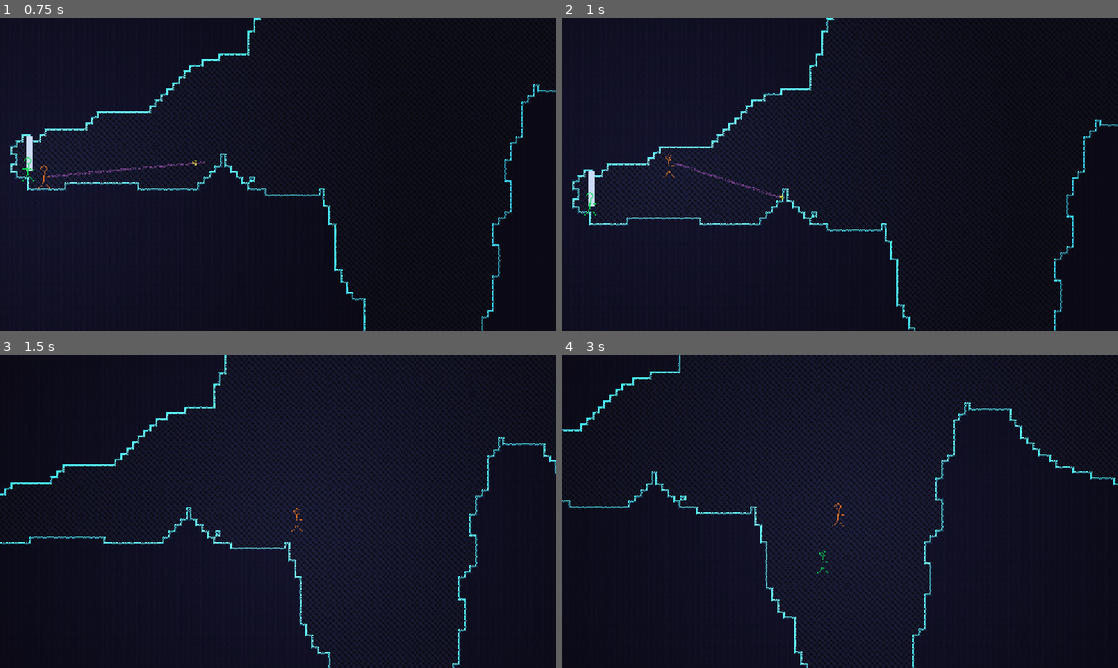
Above: before the commit, frames 1-4 (two rows, left to right).
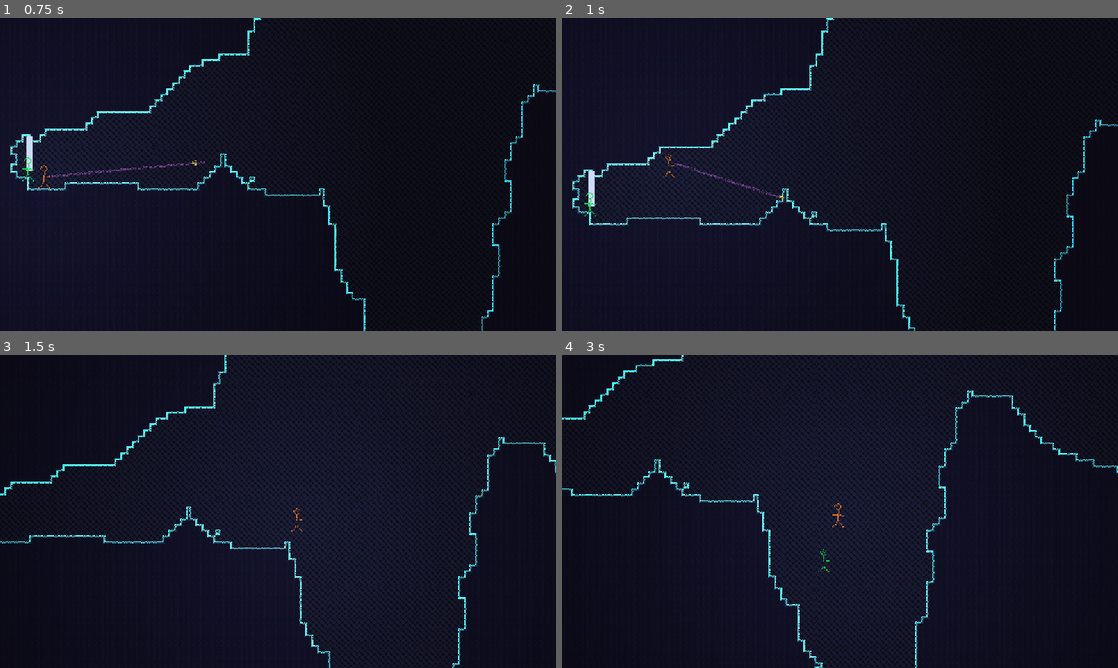
Above: after the commit, the same moments.

Repository: henreedev/exponential-climb
Game: Godot game, scene res://scenes/game.tscn
Two runs of this game, one before a commit and one after it. Both use one fixed random seed, a clock stepped at 60 frames per second and the inputs below. The engine's default icon, where the game draws it, is replaced by a stand-in: a white triangle on a blue panel in a dark square.
Inputs (mouse positions are in pixels of both pictures, inside the frame that each line leads up to):
- Up to frame 1 (0.75 s): move the mouse to (400, 158) at 0.52 s; press the mouse at (400, 158) at 0.53 s; hold D (move_right) from 0.53 s (still down)
- Up to frame 2 (1 s): keep holding D (move_right); tap Space (jump) at 0.77, 0.8 s
- Up to frame 3 (1.5 s): keep holding D (move_right); tap Space (jump) at 1.07, 1.35 s; move the mouse to (166, 527) at 1.27 s; release the mouse at (166, 527) at 1.28 s
- Up to frame 4 (3 s): tap Space (jump) at 1.52, 1.82, 2.3 s; click (728, 527) at 1.55 s; move the mouse to (895, 442) at 2.02 s; release D (move_right) at 2.03 s; press the mouse at (895, 442) at 2.03 s; hold A (move_left) 2.03-2.78 s; move the mouse to (812, 574) at 2.77 s; release the mouse at (812, 574) at 2.78 s; hold D (move_right) from 2.78 s (still down); tap Middle mouse button (teleport_enemy) at 2.85 s

Frame 1 is identical in both runs. In frame 2, less than 0.1% of the frame differs, in the area x 4-93%, y 57-71%; in frame 3, 11%; in frame 4, 21%, in the area x 0-100%, y 0-100%.

Commit message:
player stats revamp, health component

Diff:
--- a/autoload/loop.gd
+++ b/autoload/loop.gd
@@ -46,7 +46,7 @@
 		while loop_value_left > 0:
 			for passive_build in Global.player.build_container.passive_builds:
 				for perk : Perk in Global.player.passive_perk_build.perks:
-					activate_passive_perk(perk, perk.loop_cost.get_final_value())
+					activate_passive_perk(perk, perk.loop_cost.value())
 			if loop_value_left == loop_value_before:
 				# No perks are consuming any loop cost; end immediately to avoid infinite loop
 				break
@@ -55,7 +55,7 @@
 ## Returns false if the perk failed to activate due to running out of loop cost.
 func activate_passive_perk(perk : Perk, loop_cost : float):
 	if perk != null:
-		var loop_value_after_perk = loop_value_left - perk.loop_cost.get_final_value()
+		var loop_value_after_perk = loop_value_left - perk.loop_cost.value()
 		if loop_value_after_perk >= 0.0:
 			loop_value_left = loop_value_after_perk
 			perk.activate()
@@ -65,7 +65,7 @@
 	return true
 
 func _calculate_loop_value_left():
-	var loop_value = speed_multiplier.get_final_value()
+	var loop_value = speed_multiplier.value()
 	# TODO check if player has full builds, add bonuses
 	return loop_value
 
@@ -121,8 +121,8 @@
 func _increase_speed_mult(delta : float) -> void:
 	_base_speed_multiplier += delta * 0.1
 	speed_multiplier.set_base(_base_speed_multiplier)
-	if speed_multiplier.get_final_value() >= display_speed_multiplier + SPEED_DIFF_THRESHOLD:
-		display_speed_multiplier = roundf(speed_multiplier.get_final_value() * 100) / 100.0
+	if speed_multiplier.value() >= display_speed_multiplier + SPEED_DIFF_THRESHOLD:
+		display_speed_multiplier = roundf(speed_multiplier.value() * 100) / 100.0
 
 func _process_active_builds(delta: float) -> void:
 	if running:
--- a/scripts/perks/perk.gd
+++ b/scripts/perks/perk.gd
@@ -87,11 +87,11 @@
 ## 1. Subtract an activation
 ## 2. Use up loop cost
 func activate() -> void:
-	var final_dur = duration.get_final_value()
-	var final_pow = power.get_final_value()
+	var final_dur = duration.value()
+	var final_pow = power.value()
 	if is_active:
 		duration_timer = final_dur
-		cooldown_timer = cooldown.get_final_value()
+		cooldown_timer = cooldown.value()
 	else:
 		activations.append_add_mod(-1) # Subtract one activation
 	# Activate effect
--- a/scripts/player/classes/player_class.gd
+++ b/scripts/player/classes/player_class.gd
@@ -5,9 +5,20 @@
 
 @export var class_type : Player.ClassType
 
-@export var weapon_type : Weapon.Type
+## Multiplicative movement speed modifier.
+@export_range(0.0, 2.0, 0.05) var movement_speed_mod := 1.0
+## Multiplicative jump strength modifier.
+@export_range(0.0, 2.0, 0.05) var jump_strength_mod := 1.0
+## Multiplicative max health modifier.
+@export_range(0.0, 2.0, 0.05) var max_health_mod := 1.0
+## Additive double jumps modifier.
+@export_range(-1, 5, 1) var double_jumps_mod := 0
 
-@export var movement_speed : float = Player.DEFAULT_MOVEMENT_SPEED
-@export var jump_strength : float = Player.DEFAULT_JUMP_STRENGTH
-@export var gravity : float = Player.DEFAULT_GRAVITY
-@export var max_health : int = Player.DEFAULT_MAX_HEALTH
+## Multiplicative base damage modifier.
+@export_range(0.0, 2.0, 0.05) var base_damage_mod := 1.0
+## Multiplicative range modifier.
+@export_range(0.0, 2.0, 0.05) var range_mod := 1.0
+## Multiplicative attack speed modifier.
+@export_range(0.0, 2.0, 0.05) var attack_speed_mod := 1.0
+## Multiplicative area modifier.
+@export_range(0.0, 2.0, 0.05) var area_mod := 1.0
--- a/scripts/player/player.gd
+++ b/scripts/player/player.gd
@@ -3,23 +3,26 @@
 ## Contains gameplay information for combat, as well as perk builds and a weapon.
 class_name Player
 
+#region Signals
 signal jumped
 signal double_jumped
 
 ## Used by weapons (e.g. boots) to override jump behaviors, in combination with `skip_next_jump`.
 signal trying_jump
 signal trying_double_jump
+
+## Used by boots to slam on jump release.
 signal released_jump
 signal released_double_jump
 
-
+## Used by weapons to deal damage on landing.
 signal landed_on_floor
 
-## Works when an attack successfully fires, not when on cooldown.
+## Emits when an attack successfully fires, not when on cooldown.
 signal attacked
+#endregion Signals
 
 enum ClassType {LEAD, BRUTE, ANGEL}
-
 
 ## Dict from class type to the PlayerClass resource storing information on that class.
 const CLASSES_DICT : Dictionary[ClassType, PlayerClass] = {
@@ -36,28 +39,60 @@
 var gravity : Stat
 var movement_speed : Stat
 var movement_accel : Stat
-## Jumps
+
+#region Jumps
+const DEFAULT_DOUBLE_JUMPS := 1
 var jump_strength : Stat
 var double_jumps : Stat
 var double_jumps_left : int
+
 ## Set true when a weapon wants to apply its own jump behavior.
 var skip_next_jump : bool = false
-## Health
+#region Jumps
+
+#region Health
 const DEFAULT_MAX_HEALTH := 100
-var max_health : Stat
-var health : float
-#region Player stats
-## Currency
+var hc : HealthComponent
+#endregion Health
+
+#region Weapon-related stats
+const DEFAULT_BASE_DAMAGE := 10.0
+var range : Stat ## Float modifier defaulting to 1.00
+var attack_speed : Stat ## Float modifier defaulting to 1.00
+var base_damage : Stat ## Float defaulting to 10
+var area : Stat ## Float modifier defaulting to 1.00
+#endregion Weapon-related stats
+
+#endregion Player stats
+
+#region Currency
+## Used to unlock chests and reroll perks.
 var tokens : int
+## Used to unlock a new build slot.
+var boss_tokens : int
+## Used to level up.
+var xp : int
+var xp_required_to_level : int
+#endregion Currency
+
 
 #region Physics variables
 const DEFAULT_GRAVITY := 950.0
-#const DEFAULT_GRAVITY := 0.0
 const DEFAULT_MOVEMENT_SPEED := 150.0
 const DEFAULT_ACCELERATION_MOD := 12.0
 const DEFAULT_JUMP_STRENGTH := 350.0
+## If velocity's y value is within this distance to 0, gravity is reduced.
+## Gives a floatier top arc of jumps.
+const HALF_GRAV_Y_SPEED := 0.0
+const HALF_GRAV_MOD := 0.5
+
+## Horizontal accel is multiplied by this while airborne.
+const AIR_ACCEL_MOD := 0.5
+
+## If velocity surpasses this speed limit, this amount of drag as %/second is applied.
 const SPEED_LIMIT_DRAG := 1.0 # NOTE not currently in use
 const SPEED_LIMIT := 450.0 # NOTE not currently in use
+
 ## The value to multiply y velocity by when cancelling a jump early.
 const JUMP_CANCEL_MOD := 0.6
 ## Maximum speed at which the player can fall.
@@ -99,21 +134,28 @@
 #endregion Camera
 
 func _ready() -> void:
-	Global.player = self
-	Global.max_perks_updated.connect(add_new_build)
+	Global.player = self # Give everything a reference to the player
+
 	_initialize_perk_builds()
+
 	_initialize_player_class()
+
 	pick_weapon(Weapon.Type.GRAPPLE_HOOK)
+
 #region Perks
+
 
 func _initialize_perk_builds():
 	build_container = BuildContainer.new()
+
 	var passive_perk_build = PerkBuild.new()
 	passive_perk_build.is_active = false
 	build_container.add_passive_build(passive_perk_build)
+
 	var active_perk_build = PerkBuild.new()
 	active_perk_build.is_active = true
 	build_container.add_active_build(active_perk_build)
+
 	# FIXME adding perks manually for testing
 	build_container.active_builds[0].place_perk(Perk.init_perk(Perk.Type.SPEED_BOOST), 0)
 	build_container.active_builds[0].place_perk(Perk.init_perk(Perk.Type.SPEED_BOOST_ON_JUMP), 1)
@@ -127,34 +169,66 @@
 #endregion Weapon
 
 #region Classes
-
 func _initialize_player_class():
-	weapon = Weapon.new()
+	# Init weapon
+	weapon = Weapon.new() # TODO
+	# Init stats
 	movement_speed = Stat.new()
 	movement_speed.set_base(DEFAULT_MOVEMENT_SPEED)
+
+	movement_accel = Stat.new()
+	movement_accel.set_base(DEFAULT_ACCELERATION_MOD)
+
 	jump_strength = Stat.new()
 	jump_strength.set_base(DEFAULT_JUMP_STRENGTH)
-	max_health = Stat.new()
+
 	gravity = Stat.new()
 	gravity.set_base(DEFAULT_GRAVITY)
+
 	double_jumps = Stat.new()
+	double_jumps.set_base(DEFAULT_DOUBLE_JUMPS)
 	double_jumps.set_type(true)
-	double_jumps.set_base(1)
-
+
+	area = Stat.new()
+	area.set_base(1.0)
+
+	range = Stat.new()
+	range.set_base(1.0)
+
+	attack_speed = Stat.new()
+	attack_speed.set_base(1.0)
+
+	base_damage = Stat.new()
+	base_damage.set_base(DEFAULT_BASE_DAMAGE)
+	base_damage.set_type(true)
+
+	# Init health component and its max_health stat
+	hc = HealthComponent.new()
+
+	hc.max_health = Stat.new()
+	hc.max_health.set_base(DEFAULT_MAX_HEALTH)
+	hc.max_health.set_type(true)
+
+	# Load in the actual values into the stats based on the class
 	_load_player_class_values()
 
 func _load_player_class_values():
+	# Lookup the class resource file by type
 	var player_class : PlayerClass = CLASSES_DICT[class_type]
 
-	weapon.set_type_by_player_class(class_type)
-
-	max_health.set_type(true)
-
-	max_health.set_base(player_class.max_health)
-	#jump_strength.set_base(player_class.jump_strength)
-	#movement_speed.set_base(player_class.movement_speed)
-	#gravity.set_base(player_class.gravity)
-
+	# Set health
+	hc.max_health.append_mult_mod(player_class.max_health_mod)
+	hc.set_health_to_full()
+
+	# Add mods to base stats
+	movement_speed.append_mult_mod(player_class.movement_speed_mod)
+	jump_strength.append_mult_mod(player_class.jump_strength_mod)
+	double_jumps.append_add_mod(player_class.double_jumps_mod) # Additive
+
+	base_damage.append_mult_mod(player_class.base_damage_mod)
+	area.append_mult_mod(player_class.area_mod)
+	attack_speed.append_mult_mod(player_class.attack_speed_mod)
+	range.append_mult_mod(player_class.range_mod)
 #endregion Classes
 
 #region Builds
@@ -166,10 +240,9 @@
 	build_container.add_passive_build(passive_build)
 #endregion Builds
 
-
 #region Movement
 #region Reimplementing basic physics
-## Should be called on physics ticks.
+## Should be called on physics ticks, not as a one-off (that would be an impulse)
 func add_force(force : Vector2):
 	forces += force
 
@@ -216,58 +289,70 @@
 #endregion Reimplementing basic physics
 
 func _physics_process(delta: float) -> void:
+	print(physics_ratio)
 	# Ensure velocity does not grow while at a visible standstill
 	if get_real_velocity().length_squared() < 0.005:
 		velocity = get_real_velocity()
+
 	# Calculate physics velocity
 	physics_velocity = velocity
 	_flush_forces_and_impulses(delta)
+
 	# Calculate platforming velocity
 	platforming_velocity = velocity
+
 	# Land on the ground.
 	_check_floor_landing()
+
 	# Jump.
 	if Input.is_action_just_pressed("jump"):
 		jump_buffer = JUMP_BUFFER_DURATION
 	if jump_buffer > 0:
 		try_jump()
+
 	_check_jump_releases()
 	_process_jump_timers(delta)
 
 	# Fall.
-	var grav = gravity.get_final_value()
-	#var grav = DEFAULT_GRAVITY
+	var grav = gravity.value()
+	if abs(velocity.y) < HALF_GRAV_Y_SPEED:
+		grav *= HALF_GRAV_MOD
 	platforming_velocity.y = minf(TERMINAL_VELOCITY, platforming_velocity.y + grav * delta)
-	#physics_velocity.y = minf(TERMINAL_VELOCITY * 2, physics_velocity.y + 0.65 * grav * delta)
-	physics_velocity.y = physics_velocity.y + 0.65 * grav * delta
-	var speed = movement_speed.get_final_value()
-	#var speed = DEFAULT_MOVEMENT_SPEED
+	physics_velocity.y = minf(TERMINAL_VELOCITY, physics_velocity.y + grav * delta)
+	# Move horizontally.
+	var speed = movement_speed.value()
 	var direction : float = Input.get_axis("move_left", "move_right") * speed
-	var accel_mod = 1.0 if is_on_floor() else 0.5 # Slows acceleration in air
-	var accel_speed = speed * DEFAULT_ACCELERATION_MOD * accel_mod
+	var accel_mod = 1.0 if is_on_floor() else AIR_ACCEL_MOD # Slows acceleration in air
+	var accel_speed = speed * movement_accel.value() * accel_mod
+
+	# Move platforming velocity x in input direction
 	platforming_velocity.x = move_toward(platforming_velocity.x, direction, accel_speed * delta)
-	# Move in input direction, ignoring the case where movement is already enough in that direction
+
+	# Move physics velocity x in input direction, but avoid slowing down in the direction of input
 	var phys_vel_after_mvmnt = move_toward(physics_velocity.x, direction, accel_speed * delta)
-	if direction and not (are_same_sign(physics_velocity.x, direction) and abs(phys_vel_after_mvmnt) < abs(physics_velocity.x)):
+	if direction and not (are_same_sign(physics_velocity.x, direction) \
+				 and abs(phys_vel_after_mvmnt) < abs(physics_velocity.x)):
 		physics_velocity.x = phys_vel_after_mvmnt
 
+	# If touching the floor, reduce the ability physics ratio
 	_reduce_physics_ratio_on_floor(delta)
 
 	# Mix both velocities depending on ratio
 	velocity = lerp(platforming_velocity, physics_velocity, physics_ratio)
 	# Apply drag above speed limit
 	#if velocity.length() > SPEED_LIMIT: velocity -= velocity * SPEED_LIMIT_DRAG * delta
+
+	# Move and slide using `velocity`.
 	move_and_slide()
 
 func _check_floor_landing():
 	if is_on_floor() and not on_floor: # Just landed
-		double_jumps_left = double_jumps.get_final_value()
+		double_jumps_left = double_jumps.value()
 		has_double_jumped = false
 		landed_on_floor.emit()
 	elif not is_on_floor() and on_floor: # Just left floor
 		coyote_timer = COYOTE_TIME
 	on_floor = is_on_floor()
-
 
 func _process_jump_timers(delta : float):
 	coyote_timer -= delta
@@ -288,12 +373,11 @@
 func try_jump() -> void:
 	# Will be set true by a weapon with its own jump logic when trying a jump
 	skip_next_jump = false
-	if is_on_floor() or coyote_timer > 0:
+	if is_on_floor() or (coyote_timer > 0 and double_jumps_left == double_jumps.value()):
 		trying_jump.emit()
 		jump_buffer = 0.0
 		if not skip_next_jump:
-			#var jump_str = jump_strength.get_final_value()
-			var jump_str = DEFAULT_JUMP_STRENGTH
+			var jump_str = jump_strength.value()
 			platforming_velocity.y = -jump_str
 			physics_velocity.y -= jump_str
 		has_released_jump = false
@@ -302,7 +386,7 @@
 	elif double_jumps_left > 0:
 		trying_double_jump.emit()
 		if not skip_next_jump:
-			var jump_str = DEFAULT_JUMP_STRENGTH
+			var jump_str = jump_strength.value()
 			const KEEP_RATIO = 0.2
 			platforming_velocity.y = platforming_velocity.y * KEEP_RATIO - jump_str
 			physics_velocity.y = physics_velocity.y * KEEP_RATIO - jump_str
--- /dev/null
+++ b/scripts/utilities/health_component.gd
@@ -0,0 +1,84 @@
+extends Node2D
+
+class_name HealthComponent
+
+signal died
+signal damage_taken
+signal healing_received
+
+var max_health : Stat
+var health : int
+
+## When taking float damage, the fraction is stored here.
+## Once >= 1, flush it onto the next instance of damage as an integer.
+var fractional_dmg : float
+
+## When receiving float healing, the fraction is stored here.
+## Once >= 1, flush it onto the next instance of healing as an integer.
+var fractional_heal : float
+
+## Once dead, cannot receive healing or damage, and health is zero.
+var dead := false
+
+
+func take_damage(damage : float):
+	# Don't take damage while dead
+	if dead: pass
+
+	# Store total damage in variable
+	var total_dmg := int(damage)
+
+	# Add fractional part of damage to `fractional_dmg`
+	fractional_dmg += damage - int(damage)
+
+	# Flush `fractional_dmg` as an int if >= 1
+	if fractional_dmg >= 1:
+		var flushed_fractional_dmg = int(fractional_dmg)
+		fractional_dmg -= flushed_fractional_dmg
+		total_dmg += flushed_fractional_dmg
+
+	# Remove total damage from health
+	health -= total_dmg
+
+	# Die if dead
+	if health <= 0:
+		die()
+
+	# Emit signal
+	damage_taken.emit()
+
+func receive_healing(healing : float):
+	# Don't heal while dead
+	if dead: pass
+
+	# Store total healing in variable
+	var total_heal := int(healing)
+
+	# Add fractional part of healing to `fractional_heal`
+	fractional_heal += healing - int(healing)
+
+	# Flush `fractional_heal` as an int if >= 1
+	if fractional_heal >= 1:
+		var flushed_fractional_heal = int(fractional_heal)
+		fractional_heal -= flushed_fractional_heal
+		total_heal += flushed_fractional_heal
+
+	# Add total healing to health
+	health += total_heal
+
+	# Clamp health to max health
+	health = clampf(health, 0, max_health.value())
+
+	# Emit signal
+	healing_received.emit()
+
+func die():
+	dead = true
+	health = 0
+	fractional_dmg = 0
+	fractional_heal = 0
+	died.emit()
+
+
+func set_health_to_full():
+	health = max_health.value()
--- a/scripts/utilities/stat.gd
+++ b/scripts/utilities/stat.gd
@@ -1,11 +1,17 @@
 extends Resource
 ## Stat class that has a base value and can append modifiers in a specific order.
 class_name Stat
+
+signal mods_changed
 
 @export var base := 0.0
 @export var is_int := false
 
 var mods : Array[Mod]
+
+## Returns a float value as a percentage (1.0 -> "100%", 3.568 -> "357%")
+static func float_to_percent_string(value : float):
+	return str(int(roundf(value * 100))) + "%"
 
 func set_base(value : float):
 	base = value
@@ -19,6 +25,7 @@
 	mult_mod.type = Mod.Type.MULTIPLICATIVE
 	mult_mod.value = value
 	mods.append(mult_mod)
+	mods_changed.emit()
 	return mult_mod
 
 ## Appends an additive modifier to this stat.
@@ -27,9 +34,11 @@
 	add_mod.type = Mod.Type.ADDITIVE
 	add_mod.value = value
 	mods.append(add_mod)
+	mods_changed.emit()
 	return add_mod
 
-func get_final_value():
+## Returns the final value of this stat, taking the base value and adding on modifiers in order.
+func value():
 	var final_value := base
 	for mod : Mod in mods:
 		match mod.type:
@@ -43,7 +52,21 @@
 		return final_value
 
 func remove_mod(mod : Mod):
+	# Check how many mods there are, to see if mods change due to removal
+	var num_mods = len(mods)
+
 	mods.erase(mod)
 
+	# Notify if the mods changed
+	if num_mods != len(mods):
+		mods_changed.emit()
+
 func clear_mods():
+	# Check how many mods there are, to see if mods change due to clearing
+	var num_mods = len(mods)
+
 	mods.clear()
+
+	# Notify if the mods changed
+	if num_mods > 0:
+		mods_changed.emit()
--- a/scripts/weapons/grapple_hook/grapple_hook.gd
+++ b/scripts/weapons/grapple_hook/grapple_hook.gd
@@ -10,7 +10,7 @@
 var attached := false
 var retracting := false
 
-const GRAPPLE_GRAVITY := 0.65
+const GRAPPLE_GRAVITY := 0.42
 var gravity_mod : Mod
 
 @onready var line : Line2D = %ChainLine
--- a/scripts/weapons/weapon.gd
+++ b/scripts/weapons/weapon.gd
@@ -16,10 +16,13 @@
 static var weapon_type_to_scene : Dictionary[Type, PackedScene] = {}
 
 var type : Type
-var power : Stat
-var area : Stat
-var attack_range : Stat
-var projectile_speed : Stat
+var area : float
+var attack_speed : float
+var range : float
+var attack_1_damage : float
+var attack_2_damage : float
+var attack_3_damage : float
+var attack_4_damage : float
 var player : Player
 
 @onready var detached_projectiles = $DetachedProjectiles
@@ -30,14 +33,39 @@
 	return new_weapon
 
 func _init():
-	power = Stat.new()
-	area = Stat.new()
-	attack_range = Stat.new()
-	attack_range.set_base(1)
-	projectile_speed = Stat.new()
-	projectile_speed.set_base(1)
+	#power = Stat.new()
+	#area = Stat.new()
+	#attack_range = Stat.new()
+	#attack_range.set_base(1)
+	#projectile_speed = Stat.new()
+	#projectile_speed.set_base(1)
 	player = Global.player
 
 
 func set_type_by_player_class(class_type : Player.ClassType):
 	type = PLAYER_CLASS_TO_WEAPON_TYPE[class_type]
+
+#region Stat calculation methods
+
+func get_area() -> float:
+	return area * player.area.value()
+
+func get_range() -> float:
+	return range * player.range.value()
+
+func get_attack_speed() -> float:
+	return attack_speed * player.attack_speed.value()
+
+func get_attack_1_damage() -> float:
+	return attack_1_damage * player.base_damage.value()
+
+func get_attack_2_damage() -> float:
+	return attack_2_damage * player.base_damage.value()
+
+func get_attack_3_damage() -> float:
+	return attack_3_damage * player.base_damage.value()
+
+func get_attack_4_damage() -> float:
+	return attack_4_damage * player.base_damage.value()
+
+#endregion Stat calculation methods
Not shown, added: scripts/utilities/health_component.gd.uid
